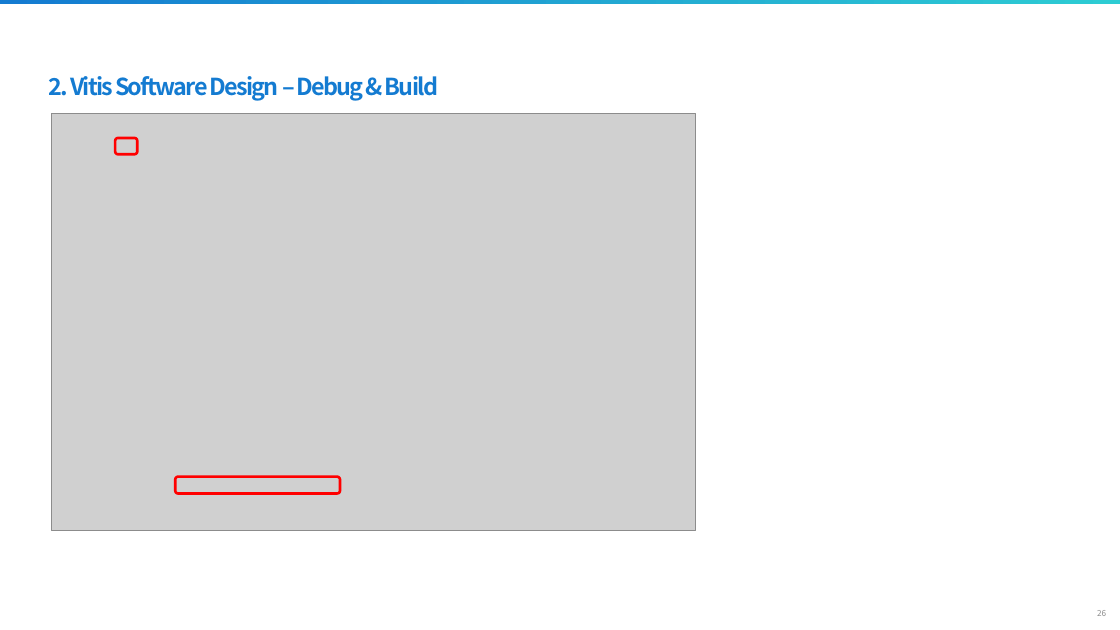
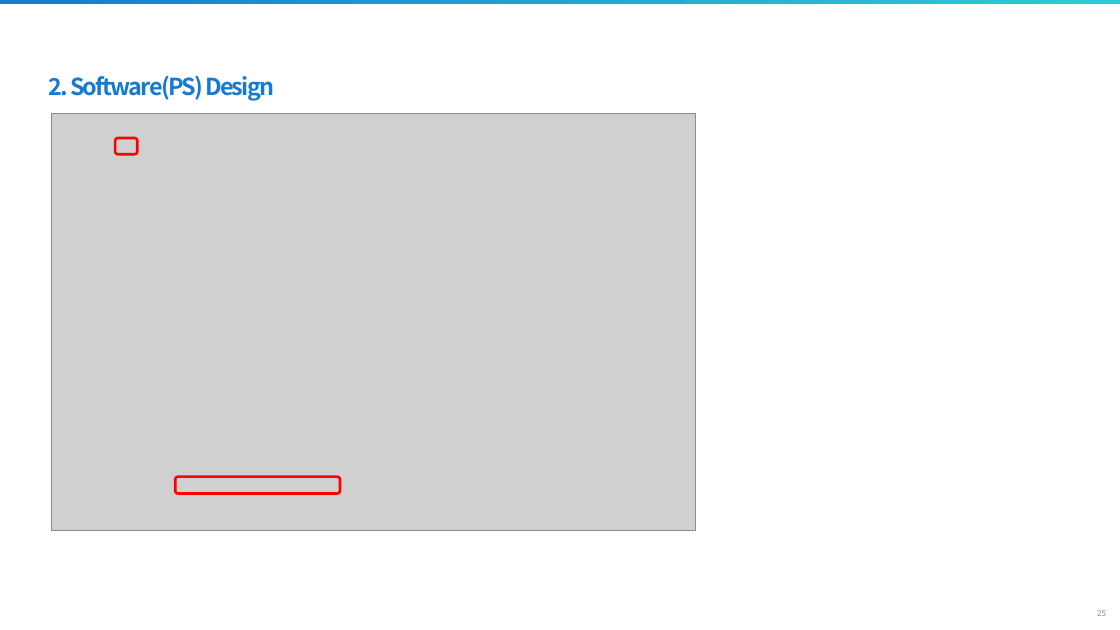
Before and after one commit to siliconground/SoC_301, a slide deck: slide 25 of 0_DOCS/1_EDU_REFERENCE/3_Processing_System_Basic.pptx (slide 26 before the commit). Drawn at 1120x630 pixels with LibreOffice and Linux fonts; fonts in the diff are those of the drawing; grey boxes stand for pictures; background and template pictures are left out. Boxes give left, top, right and bottom in pixels: in the first picture for what was removed or moved away, otherwise in the second. Text is boxed around its words. In the diff, an @@ line names an element or a change of style, - is before the commit and + after.

```diff
--- a/0_DOCS/1_EDU_REFERENCE/3_Processing_System_Basic.pptx
+++ b/0_DOCS/1_EDU_REFERENCE/3_Processing_System_Basic.pptx
@@ text at [49,75,274,101]: text changed @@
-2. Vitis Software Design – Debug & Build
+2. Software(PS) Design
```
Also in this commit, not shown: 6 other slides changed, 6 slides added, 5 slides removed.
